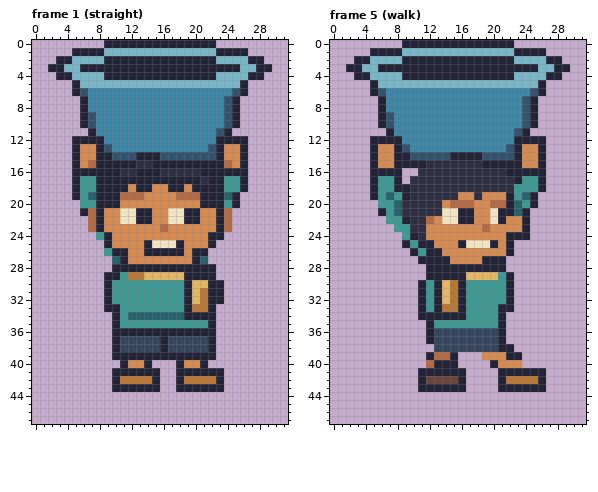
Pixel-art file -- BillusBucket/Assets/Sources/billu-carry.aseprite. The picture above is the old version.
32x48 pixels, 8 frames. Shown: frame 1 (straight), frame 5 (walk). The commit also changed other frames, which this record leaves out.
New version:
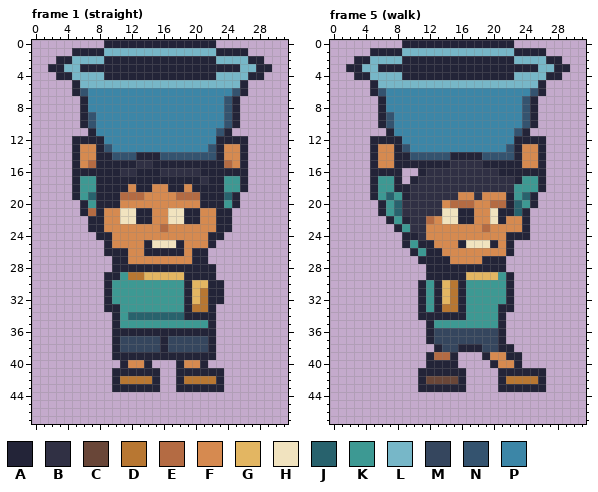
Palette (. is transparent): A #232438  B #303044  C #694638  D #b87732  E #b46b43  F #d68a50  G #e3b662  H #f1e3bf  J #28626d  K #3d9993  L #77b7c8  M #35465e  N #34536f  P #3c86a7
Commit: Close Billu sprite outlines and refresh pixel art on reload
Edits made:
Frame 1 (straight):
y 20: x 6 K -> A
y 21: x 24 E -> A
y 22..23: x 7 E -> A; x 24 E -> A
y 24: x 8 K -> A
y 26: x 9 K -> A
y 27: x 10 J -> A; x 21 J -> A
Frame 5 (walk):
y 15: x 12..14 BBB -> AAA
y 16: x 11 B -> A; x 21 B -> A
y 17: x 10 B -> A
y 20: x 6 K -> A
y 22: x 7 K -> A
y 23: x 8 K -> A
y 24: x 9 K -> A
y 38: x 13 M -> A; x 16..18 MMM -> AAA
y 39: x 19 F -> A
y 40: x 12 E -> A; x 23 F -> A
